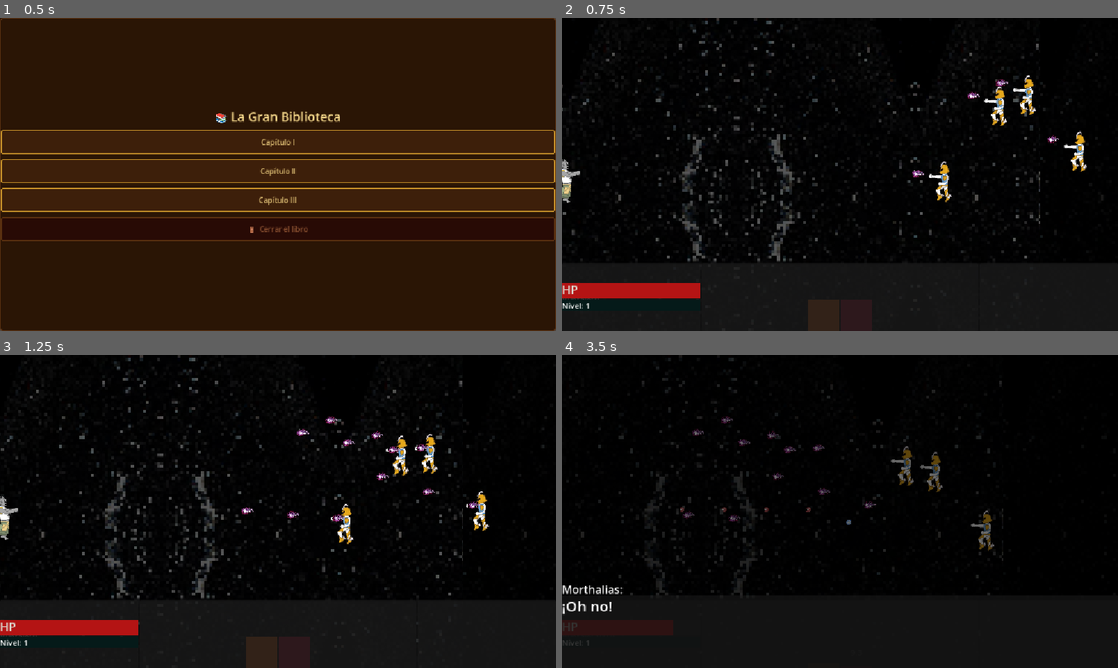
Above: before the commit, frames 1-4 (two rows, left to right).
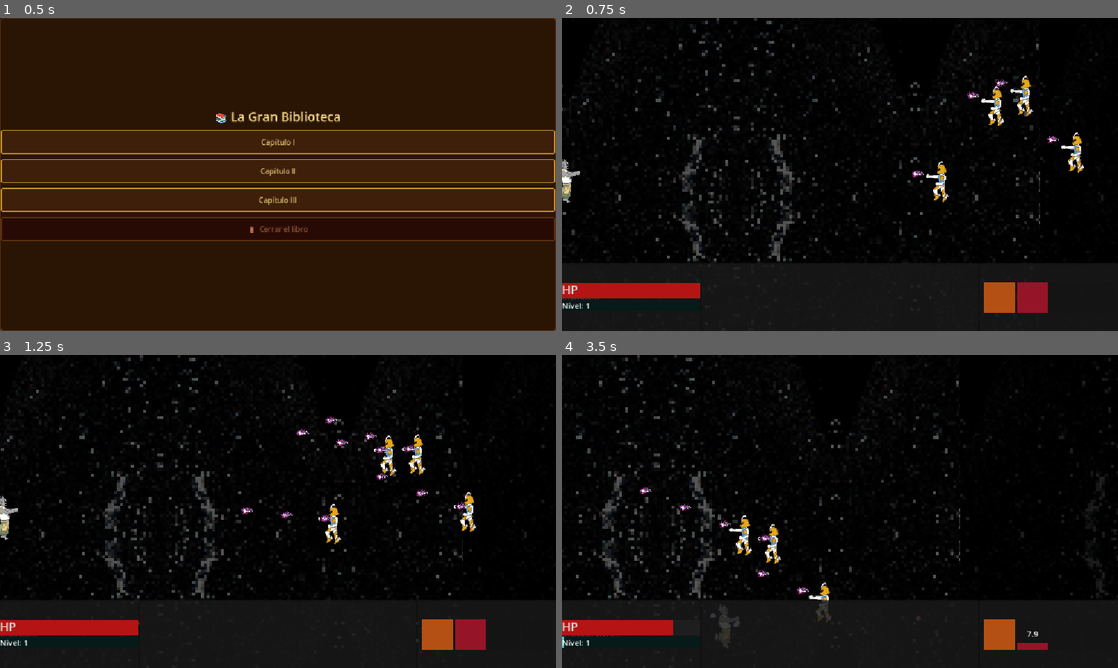
Above: after the commit, the same moments.

Repository: wfeboSKL/tales-for-the-asleep
Game: Godot game, scene res://scenes/Menu/Mewou.tscn
The game is run twice, just before and just after one commit, with the same random seed, the same clock (stepped at 60 frames per second) and the same inputs.
Inputs:
- Up to frame 1 (0.5 s): no input
- Up to frame 2 (0.75 s): click "Capítulo I" at 0.5 s
- Up to frame 3 (1.25 s): no input
- Up to frame 4 (3.5 s): tap Enter at 1.25 s; hold D (move_right) 1.28-2.03 s; hold K (shoot) 1.28-2.03 s; tap J (melee) at 1.35, 2.3 s; tap Space at 1.52, 2.27 s; hold S (move_down) 2.03-2.78 s; tap K (shoot) at 2.1, 3.05 s; hold D (move_right) from 2.78 s (still down); hold Shift (focus) from 2.78 s (still down)

Frame 1 is identical in both runs. In frame 2, 2.8% of the frame differs, in the area x 44-95%, y 18-100%; in frame 3, 3.6%; in frame 4, 8.0%, in the area x 0-100%, y 0-95%.

Commit message:
RightSection con 4 slots (dos funcionales y dos vacíos) | Trabajado en PC_FEBO

Diff:
--- a/scenes/demolevel/enemy_spawner.gd
+++ b/scenes/demolevel/enemy_spawner.gd
@@ -34,7 +34,7 @@
 
 	#Verificar en qué horda estamos según los enemigos eliminados
 	#Si se matan más de 40 enemigos y no es la horda 3, ahora es la horda 3
-	if GameData.enemies_killed >= 2 and GameData.current_wave != 3:
+	if GameData.enemies_killed >= 40 and GameData.current_wave != 3:
 		GameData.current_wave = 3
 		dialogue_box.start_dialogue([
 			["Morthalias:", "¡Buen trabajo Desivinte!"],
@@ -46,7 +46,7 @@
 			["Morthalias:", "Hago lo que puedo..."]
 			])
 	#Si se matan más de 20 enemigos y es la horda 1, ahora es la horda 2
-	elif GameData.enemies_killed >= 1 and GameData.current_wave == 1:
+	elif GameData.enemies_killed >= 32 and GameData.current_wave == 1:
 		GameData.current_wave = 2
 		dialogue_box.start_dialogue([
 			["Morthalias:", "¡Oh no!"],
--- a/scenes/demolevel/level.tscn
+++ b/scenes/demolevel/level.tscn
@@ -9,6 +9,18 @@
 [ext_resource type="PackedScene" uid="uid://ccvvxddts30js" path="res://scenes/ui/dialogue_box.tscn" id="6_s4sfo"]
 [ext_resource type="Script" uid="uid://dbld1txf0rrot" path="res://scenes/demolevel/level_up_display.gd" id="8_6k8mo"]
 
+[sub_resource type="StyleBoxFlat" id="StyleBoxFlat_kcedh"]
+bg_color = Color(0.11764706, 0.11764706, 0.11764706, 1)
+
+[sub_resource type="StyleBoxFlat" id="StyleBoxFlat_g3hpl"]
+bg_color = Color(0.7058824, 0.078431375, 0.078431375, 1)
+
+[sub_resource type="StyleBoxFlat" id="StyleBoxFlat_vsapc"]
+bg_color = Color(0.022069808, 0.10281511, 0.097520195, 1)
+
+[sub_resource type="StyleBoxFlat" id="StyleBoxFlat_56cx6"]
+bg_color = Color(0.33946556, 0.76015407, 0.7597866, 1)
+
 [sub_resource type="StyleBoxFlat" id="StyleBoxFlat_d2nb1"]
 bg_color = Color(0.078431375, 0.078431375, 0.078431375, 1)
 
@@ -20,18 +32,6 @@
 
 [sub_resource type="StyleBoxFlat" id="StyleBoxFlat_6k8mo"]
 bg_color = Color(0.5882353, 0.078431375, 0.15686275, 1)
-
-[sub_resource type="StyleBoxFlat" id="StyleBoxFlat_kcedh"]
-bg_color = Color(0.11764706, 0.11764706, 0.11764706, 1)
-
-[sub_resource type="StyleBoxFlat" id="StyleBoxFlat_g3hpl"]
-bg_color = Color(0.7058824, 0.078431375, 0.078431375, 1)
-
-[sub_resource type="StyleBoxFlat" id="StyleBoxFlat_vsapc"]
-bg_color = Color(0.022069808, 0.10281511, 0.097520195, 1)
-
-[sub_resource type="StyleBoxFlat" id="StyleBoxFlat_56cx6"]
-bg_color = Color(0.33946556, 0.76015407, 0.7597866, 1)
 
 [node name="Level" type="Node2D" unique_id=353482801]
 script = ExtResource("1_d2nb1")
@@ -92,76 +92,6 @@
 grow_vertical = 0
 text = "Puntaje: 0.0"
 
-[node name="SkillBar" type="HBoxContainer" parent="HUD" unique_id=395591379]
-anchors_preset = 7
-anchor_left = 0.5
-anchor_top = 1.0
-anchor_right = 0.5
-anchor_bottom = 1.0
-offset_left = -66.0
-offset_top = -64.0
-offset_right = 66.0
-grow_horizontal = 2
-grow_vertical = 0
-
-[node name="ShootSkill" type="Panel" parent="HUD/SkillBar" unique_id=655401672]
-custom_minimum_size = Vector2(64, 64)
-layout_mode = 2
-
-[node name="ProgressBar" type="ProgressBar" parent="HUD/SkillBar/ShootSkill" unique_id=306404406]
-custom_minimum_size = Vector2(64, 64)
-layout_mode = 1
-anchors_preset = 15
-anchor_right = 1.0
-anchor_bottom = 1.0
-grow_horizontal = 2
-grow_vertical = 2
-theme_override_styles/background = SubResource("StyleBoxFlat_d2nb1")
-theme_override_styles/fill = SubResource("StyleBoxFlat_s4sfo")
-max_value = 1.0
-value = 1.0
-fill_mode = 3
-show_percentage = false
-
-[node name="Label" type="Label" parent="HUD/SkillBar/ShootSkill" unique_id=1259074617]
-layout_mode = 1
-anchors_preset = 15
-anchor_right = 1.0
-anchor_bottom = 1.0
-grow_horizontal = 2
-grow_vertical = 2
-horizontal_alignment = 1
-vertical_alignment = 1
-
-[node name="MeleeSkill" type="Panel" parent="HUD/SkillBar" unique_id=1681556019]
-custom_minimum_size = Vector2(64, 64)
-layout_mode = 2
-
-[node name="ProgressBar" type="ProgressBar" parent="HUD/SkillBar/MeleeSkill" unique_id=1381090867]
-custom_minimum_size = Vector2(64, 64)
-layout_mode = 1
-anchors_preset = 15
-anchor_right = 1.0
-anchor_bottom = 1.0
-grow_horizontal = 2
-grow_vertical = 2
-theme_override_styles/background = SubResource("StyleBoxFlat_ul7rm")
-theme_override_styles/fill = SubResource("StyleBoxFlat_6k8mo")
-max_value = 1.0
-value = 1.0
-fill_mode = 3
-show_percentage = false
-
-[node name="Label" type="Label" parent="HUD/SkillBar/MeleeSkill" unique_id=1111200835]
-layout_mode = 1
-anchors_preset = 15
-anchor_right = 1.0
-anchor_bottom = 1.0
-grow_horizontal = 2
-grow_vertical = 2
-horizontal_alignment = 1
-vertical_alignment = 1
-
 [node name="BottomBar" type="PanelContainer" parent="HUD" unique_id=585263769]
 custom_minimum_size = Vector2(0, 140)
 anchors_preset = 12
@@ -229,6 +159,105 @@
 [node name="RightSection" type="PanelContainer" parent="HUD/BottomBar/Sections" unique_id=1319524404]
 layout_mode = 2
 size_flags_horizontal = 3
+
+[node name="SkillBar" type="HBoxContainer" parent="HUD/BottomBar/Sections/RightSection" unique_id=395591379]
+layout_mode = 2
+size_flags_vertical = 4
+alignment = 1
+
+[node name="ShootSkill" type="Panel" parent="HUD/BottomBar/Sections/RightSection/SkillBar" unique_id=655401672]
+custom_minimum_size = Vector2(64, 64)
+layout_mode = 2
+
+[node name="CooldownBar" type="ProgressBar" parent="HUD/BottomBar/Sections/RightSection/SkillBar/ShootSkill" unique_id=306404406]
+custom_minimum_size = Vector2(64, 64)
+layout_mode = 1
+anchors_preset = 15
+anchor_right = 1.0
+anchor_bottom = 1.0
+grow_horizontal = 2
+grow_vertical = 2
+theme_override_styles/background = SubResource("StyleBoxFlat_d2nb1")
+theme_override_styles/fill = SubResource("StyleBoxFlat_s4sfo")
+max_value = 1.0
+value = 1.0
+fill_mode = 3
+show_percentage = false
+
+[node name="CooldownLabel" type="Label" parent="HUD/BottomBar/Sections/RightSection/SkillBar/ShootSkill" unique_id=1259074617]
+layout_mode = 1
+anchors_preset = 15
+anchor_right = 1.0
+anchor_bottom = 1.0
+grow_horizontal = 2
+grow_vertical = 2
+horizontal_alignment = 1
+vertical_alignment = 1
+
+[node name="MeleeSkill" type="Panel" parent="HUD/BottomBar/Sections/RightSection/SkillBar" unique_id=1681556019]
+custom_minimum_size = Vector2(64, 64)
+layout_mode = 2
+
+[node name="CooldownBar" type="ProgressBar" parent="HUD/BottomBar/Sections/RightSection/SkillBar/MeleeSkill" unique_id=1381090867]
+custom_minimum_size = Vector2(64, 64)
+layout_mode = 1
+anchors_preset = 15
+anchor_right = 1.0
+anchor_bottom = 1.0
+grow_horizontal = 2
+grow_vertical = 2
+theme_override_styles/background = SubResource("StyleBoxFlat_ul7rm")
+theme_override_styles/fill = SubResource("StyleBoxFlat_6k8mo")
+max_value = 1.0
+value = 1.0
+fill_mode = 3
+show_percentage = false
+
+[node name="CooldownLabel" type="Label" parent="HUD/BottomBar/Sections/RightSection/SkillBar/MeleeSkill" unique_id=1111200835]
+layout_mode = 1
+anchors_preset = 15
+anchor_right = 1.0
+anchor_bottom = 1.0
+grow_horizontal = 2
+grow_vertical = 2
+horizontal_alignment = 1
+vertical_alignment = 1
+
+[node name="EmtpySkill1" type="Panel" parent="HUD/BottomBar/Sections/RightSection/SkillBar" unique_id=1466407660]
+custom_minimum_size = Vector2(64, 64)
+layout_mode = 2
+
+[node name="CooldownBar" type="ProgressBar" parent="HUD/BottomBar/Sections/RightSection/SkillBar/EmtpySkill1" unique_id=1278689929]
+custom_minimum_size = Vector2(64, 64)
+layout_mode = 1
+anchors_preset = 15
+anchor_right = 1.0
+anchor_bottom = 1.0
+grow_horizontal = 2
+grow_vertical = 2
+theme_override_styles/background = SubResource("StyleBoxFlat_d2nb1")
+theme_override_styles/fill = SubResource("StyleBoxFlat_s4sfo")
+max_value = 1.0
+fill_mode = 3
+show_percentage = false
+
+[node name="EmtpySkill2" type="Panel" parent="HUD/BottomBar/Sections/RightSection/SkillBar" unique_id=862224153]
+custom_minimum_size = Vector2(64, 64)
+layout_mode = 2
+
+[node name="CooldownBar" type="ProgressBar" parent="HUD/BottomBar/Sections/RightSection/SkillBar/EmtpySkill2" unique_id=797964943]
+custom_minimum_size = Vector2(64, 64)
+layout_mode = 1
+anchors_preset = 15
+anchor_right = 1.0
+anchor_bottom = 1.0
+grow_horizontal = 2
+grow_vertical = 2
+theme_override_styles/background = SubResource("StyleBoxFlat_d2nb1")
+theme_override_styles/fill = SubResource("StyleBoxFlat_s4sfo")
+max_value = 1.0
+fill_mode = 3
+show_percentage = false
 
 [node name="EnemySpawner" type="Node" parent="." unique_id=684252353]
 script = ExtResource("3_d2nb1")
--- a/scenes/enemies/enemy_basic.gd
+++ b/scenes/enemies/enemy_basic.gd
@@ -2,8 +2,8 @@
 #Se extiende a CharacterBody2D
 extends "res://scripts/enemies/enemy_base.gd"
 #Se define su velocidad
-const SPEED = 150.0
-const SPEED_Y = 100.0
+const SPEED = 190.0
+const SPEED_Y = 110.0
 const BURST_SIZE = 3
 var bullets_in_burst = 0
 
--- a/scenes/player/player.gd
+++ b/scenes/player/player.gd
@@ -27,13 +27,13 @@
 @onready var score_label = get_parent().get_node("HUD/ScoreLabel")
 
 #Referencia a la barra de cooldown del disparo
-@onready var shoot_skill_bar = get_parent().get_node("HUD/SkillBar/ShootSkill/ProgressBar")
+@onready var shoot_skill_bar = get_parent().get_node("HUD/BottomBar/Sections/RightSection/SkillBar/ShootSkill/CooldownBar")
 #Referencia al label de segundos restantes del disparo
-@onready var shoot_skill_label = get_parent().get_node("HUD/SkillBar/ShootSkill/Label")
+@onready var shoot_skill_label = get_parent().get_node("HUD/BottomBar/Sections/RightSection/SkillBar/ShootSkill/CooldownLabel")
 #Referencia a la barra de cooldown del melee
-@onready var melee_skill_bar = get_parent().get_node("HUD/SkillBar/MeleeSkill/ProgressBar")
+@onready var melee_skill_bar = get_parent().get_node("HUD/BottomBar/Sections/RightSection/SkillBar/MeleeSkill/CooldownBar")
 #Referencia al label de segundos restantes del melee
-@onready var melee_skill_label = get_parent().get_node("HUD/SkillBar/MeleeSkill/Label")
+@onready var melee_skill_label = get_parent().get_node("HUD/BottomBar/Sections/RightSection/SkillBar/MeleeSkill/CooldownLabel")
 
 #-- MOVIMIENTO DEL JUGADOR --
 #Función que procesa las físicas ocurriendo cada frame (delta)
